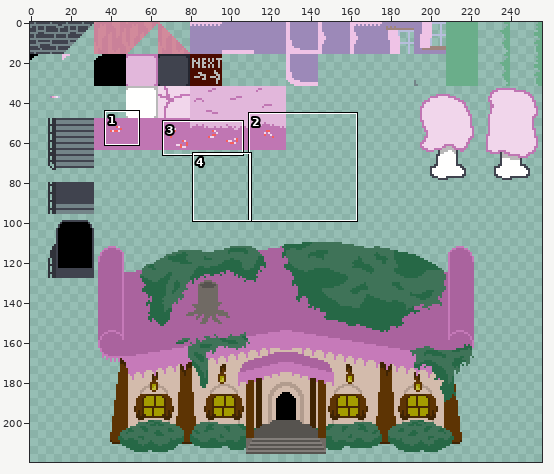
Two states of a sprite sheet, assets/tiles/tilebg.png. Above, an overview of the earlier version with the close-up marked.
Close-up. Before the edit:
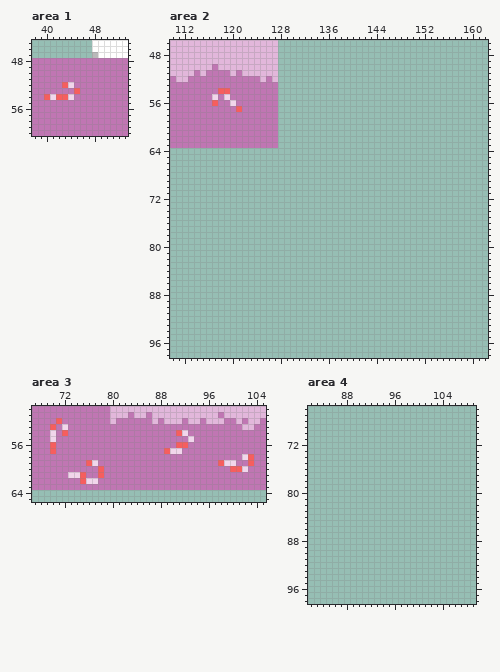
The file is 256x256 pixels. Colours within 5 levels of each other are drawn and written as one. Shown: area 1: x 38..53, y 45..60; area 2: x 110..162, y 46..98; area 3: x 67..105, y 50..65; area 4: x 82..109, y 66..98. The wide view leaves out empty margins. The commit also changed other parts of the picture, which this record leaves out.
And afterwards:
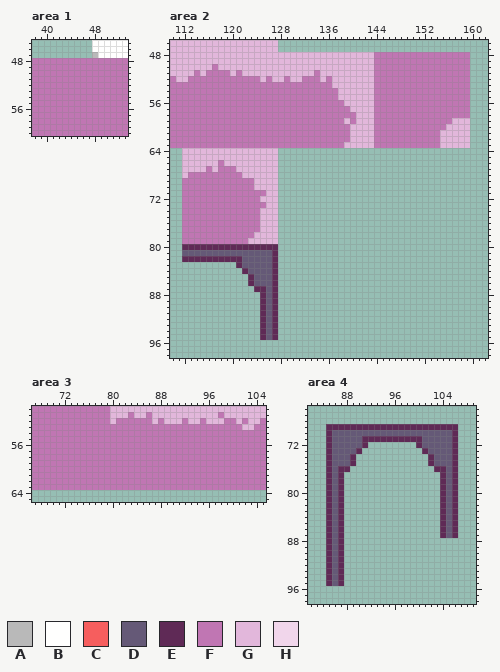
Palette (. is transparent): A #b9b9b9  B #fffffe  C #f65e5e  D #655977  E #5f2a56  F #c076b3  G #e2b7db  H #f1d6eb
Change:
Changed rows in their new state; - is an unchanged pixel.
Area 1:
first column x 40:
52 ---FF-
53 -----F
54 FFFFF-
Area 2:
first column x 112:
48 ----------------GGGGGGGGGGGGGGGGFFFFFFFFFFFFFFFF
49 ----------------GGGGGGGGGGGGGGGGFFFFFFFFFFFFFFFF
50 ----------------GGGGGGGGGGGGGGGGFFFFFFFFFFFFFFFF
51 ----------------GGGGGGFGGGGGGGGGFFFFFFFFFFFFFFFF
52 ----------------GFGGFFFGFGGGGGGGFFFFFFFFFFFFFFFF
53 ----------------FFFFFFFFFGGGGGGGFFFFFFFFFFFFFFFF
54 ------FF--------FFFFFFFFFFGGGGGGFFFFFFFFFFFFFFFF
55 -----F-F--------FFFFFFFFFFGGGGGGFFFFFFFFFFFFFFFF
56 -----F--F-------FFFFFFFFFFFGGGGGFFFFFFFFFFFFFFFF
57 ---------F------FFFFFFFFFFFFGGGGFFFFFFFFFFFFFFFF
58 ----------------FFFFFFFFFFFFFGGGFFFFFFFFFFFFFFFF
59 ----------------FFFFFFFFFFFGFGGGFFFFFFFFFFFFFGGG
60 ----------------FFFFFFFFFFFFGGGGFFFFFFFFFFFFGGGG
61 ----------------FFFFFFFFFFFFGGGGFFFFFFFFFFFGGGGG
62 ----------------FFFFFFFFFFFFGGGGFFFFFFFFFFFGGGGG
63 ----------------FFFFFFFFFFFGGGGGFFFFFFFFFFFGGGGG
64 GGGGGGGGGGGGGGGG--------------------------------
65 GGGGGGGGGGGGGGGG--------------------------------
66 GGGGGGFGGGGGGGGG--------------------------------
67 GGGGFGFFFGGGGGGG--------------------------------
68 GFFFFFFFFFGGGGGG--------------------------------
69 FFFFFFFFFFFFGGGG--------------------------------
70 FFFFFFFFFFFFGGGG--------------------------------
71 FFFFFFFFFFFFFFGG--------------------------------
72 FFFFFFFFFFFFFGGG--------------------------------
73 FFFFFFFFFFFFFFGG--------------------------------
74 FFFFFFFFFFFFFGGG--------------------------------
75 FFFFFFFFFFFFFGGG--------------------------------
76 FFFFFFFFFFFFFGGG--------------------------------
77 FFFFFFFFFFFFFGGG--------------------------------
78 FFFFFFFFFFFFGGGG--------------------------------
79 FFFFFFFFFFFGGGGG--------------------------------
80 EEEEEEEEEEEEEEEE--------------------------------
81 DDDDDDDDDDDDDDDE--------------------------------
82 EEEEEEEEEEDDDDDE--------------------------------
83 ---------EDDDDDE--------------------------------
84 ----------EDDDDE--------------------------------
85 -----------EDDDE--------------------------------
86 -----------EDDDE--------------------------------
87 ------------EEDE--------------------------------
88 -------------EDE--------------------------------
89 -------------EDE--------------------------------
90 -------------EDE--------------------------------
91 -------------EDE--------------------------------
92 -------------EDE--------------------------------
93 -------------EDE--------------------------------
94 -------------EDE--------------------------------
95 -------------EDE--------------------------------
Area 3:
first column x 70:
52 -F--------------------------------
53 F-F-------------------------------
54 F-F------------------FF-----------
55 F----------------------F----------
56 F--------------------FF-----------
57 F------------------FFF------------
58 --------------------------------FF
59 ------FF--------------------FFF--F
60 --------F---------------------FFF-
61 ---FFF--F-------------------------
62 -----FFF--------------------------
Area 4:
first column x 85:
69 EEEEEEEEEEEEEEEEEEEEEE
70 EDDDDDDDDDDDDDDDDDDDDE
71 EDDDDDEEEEEEEEEEDDDDDE
72 EDDDDDE--------EDDDDDE
73 EDDDDE----------EDDDDE
74 EDDDE------------EDDDE
75 EDDDE------------EDDDE
76 EDEE--------------EEDE
77 EDE----------------EDE
78 EDE----------------EDE
79 EDE----------------EDE
80 EDE----------------EDE
81 EDE----------------EDE
82 EDE----------------EDE
83 EDE----------------EDE
84 EDE----------------EDE
85 EDE----------------EDE
86 EDE----------------EDE
87 EDE----------------EDE
88 EDE-------------------
89 EDE-------------------
90 EDE-------------------
91 EDE-------------------
92 EDE-------------------
93 EDE-------------------
94 EDE-------------------
95 EDE-------------------
Pixel boxes of the changes (left, top, right, bottom) in both close-ups:
changed: (44, 82, 80, 100)
changed: (182, 52, 470, 340)
changed: (50, 418, 104, 484)
changed: (164, 430, 194, 454)
changed: (218, 454, 254, 472)
added: (326, 424, 458, 586)
